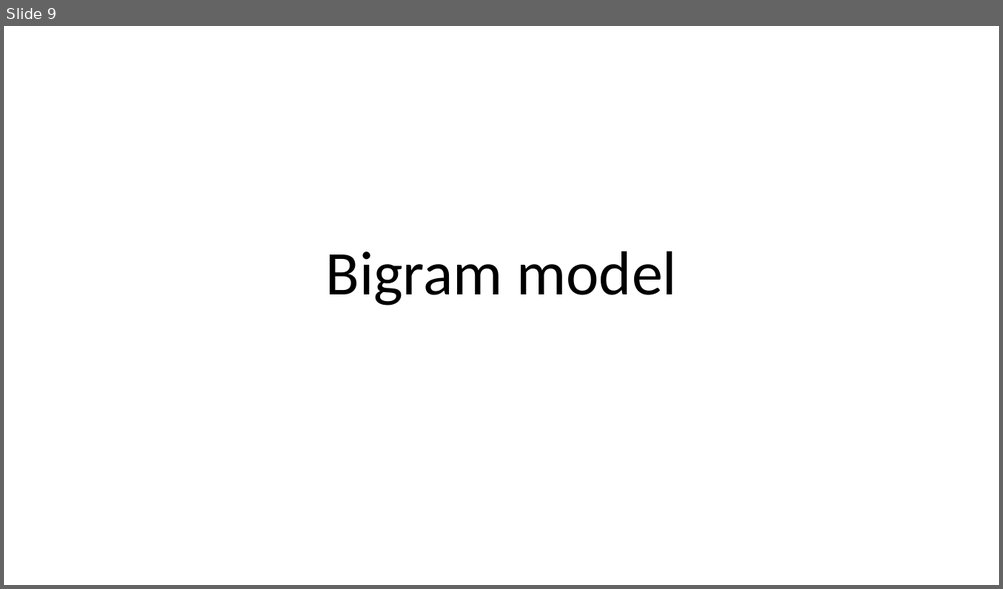
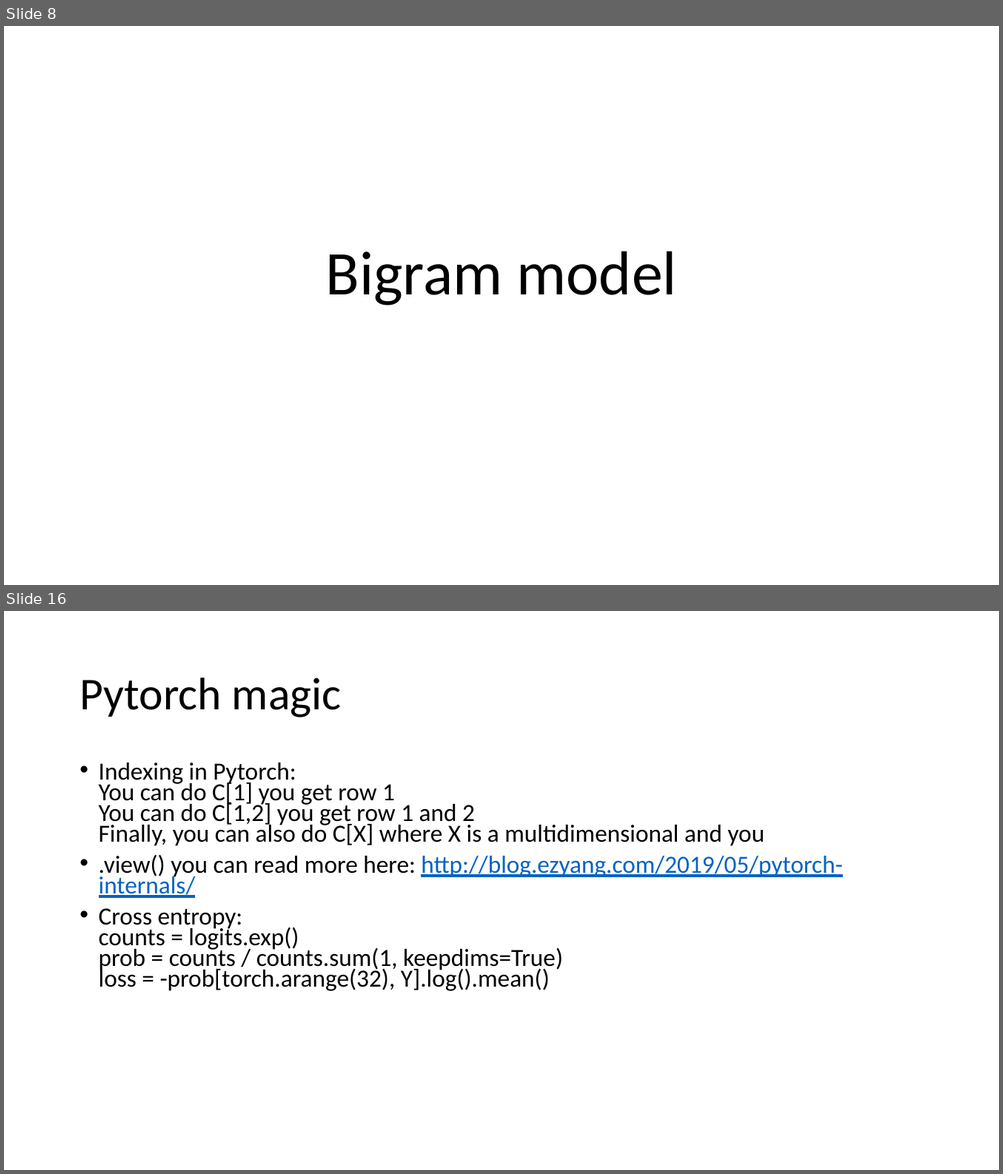
Before and after one commit to bodzio50318/genAiWorkshop, a slide deck: AiDem.pptm. Shown one above the other, each under a label of ours: slide 9 before the commit, slides 8 and 16 after it; the slides between them are not shown. The pictures are 1003x589 and 1003x1174 pixels, drawn with LibreOffice and Linux fonts; fonts in the diff are those of the drawing. Boxes give left, top, right and bottom in pixels: in the first picture for what was removed or moved away, otherwise in the second. Text is boxed around its words. In the diff, an @@ line names an element or a change of style, - is before the commit and + after.

```diff
--- a/AiDem.pptm
+++ b/AiDem.pptm
@@ slide 16 added at (4, 611, 999, 1170), background #FFFFFF @@
@@ title added at (79, 678, 341, 718), 44 pt, text #000000 @@
+Pytorch magic
@@ text added at (99, 763, 842, 991), 23.8 pt, text #000000 @@
+• Indexing in Pytorch:
+  You can do C[1] you get row 1
+  You can do C[1,2] you get row 1 and 2
+  Finally, you can also do C[X] where X is a multidimensional and you
+• .view() you can read more here: http://blog.ezyang.com/2019/05/pytorch-internals/
+• Cross entropy:
+  counts = logits.exp()
+  prob = counts / counts.sum(1, keepdims=True)
+  loss = -prob[torch.arange(32), Y].log().mean()
@@ what was slide 9 is now slide 8 @@
```
Also in this commit, not shown: 3 slides changed, 6 other slides added, 1 slide removed, 4 other files.
